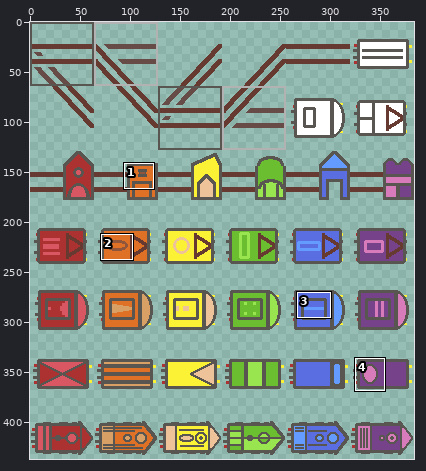
Sprite sheet -- rails.png. The picture above shows the old version from afar; the outline marks the close-up.
Close-up. As it was:
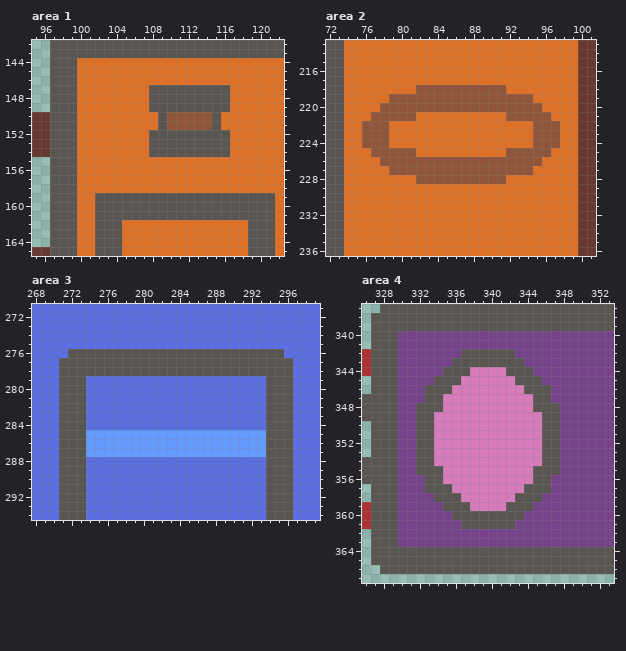
The file is 384x448 pixels. Colours within 5 levels of each other are drawn and written as one. Shown: area 1: x 95..122, y 142..165; area 2: x 72..101, y 213..236; area 3: x 268..299, y 271..294; area 4: x 326..353, y 337..367. The wide view leaves out empty margins. The commit also changed other parts of the picture, which this record leaves out.
And afterwards:
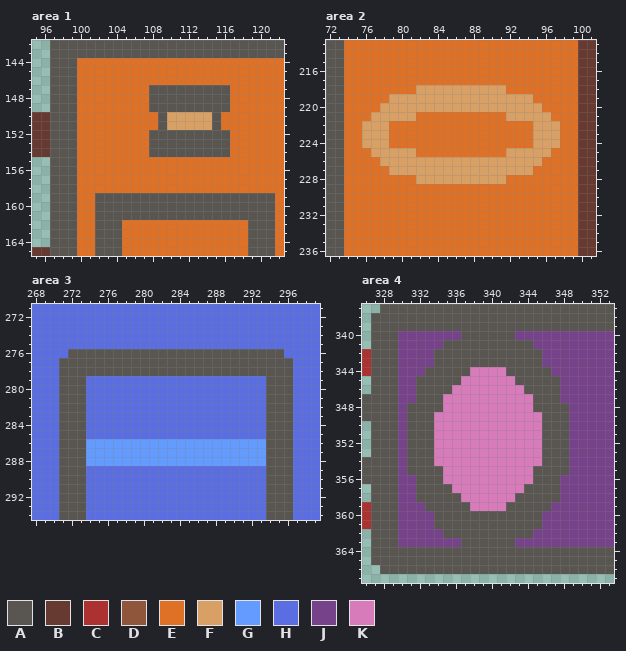
Palette (. is transparent): A #595652  B #663931  C #ac3232  D #8f563b  E #df7126  F #d9a066  G #639bff  H #5b6ee1  J #76428a  K #d77bba
What changed:
Area 1:
y 150..151: x 110..114 DDDDD -> FFFFF
Area 2:
y 218: x 82..91 DDDDDDDDDD -> FFFFFFFFFF
y 219: x 79..94 DDDDDDDDDDDDDDDD -> FFFFFFFFFFFFFFFF
y 220: x 78..95 DDDDDDDDDDDDDDDDDD -> FFFFFFFFFFFFFFFFFF
y 221: x 77..81 DDDDD -> FFFFF; x 92..96 DDDDD -> FFFFF
y 222..224: x 76..78 DDD -> FFF; x 95..97 DDD -> FFF
y 225: x 77..81 DDDDD -> FFFFF; x 92..96 DDDDD -> FFFFF
y 226: x 78..95 DDDDDDDDDDDDDDDDDD -> FFFFFFFFFFFFFFFFFF
y 227: x 79..94 DDDDDDDDDDDDDDDD -> FFFFFFFFFFFFFFFF
y 228: x 82..91 DDDDDDDDDD -> FFFFFFFFFF
Area 3:
y 285: x 274..293 GGGGGGGGGGGGGGGGGGGG -> HHHHHHHHHHHHHHHHHHHH
y 288: x 274..293 HHHHHHHHHHHHHHHHHHHH -> GGGGGGGGGGGGGGGGGGGG
Area 4:
y 340: x 337..342 JJJJJJ -> AAAAAA
y 341: x 335..344 JJJJJJJJJJ -> AAAAAAAAAA
y 342: x 334..336 JJJ -> AAA; x 343..345 JJJ -> AAA
y 343: x 334..335 JJ -> AA; x 344..345 JJ -> AA
y 344: x 333..334 JJ -> AA; x 345..346 JJ -> AA
y 345: x 332..333 JJ -> AA; x 346..347 JJ -> AA
y 346..347: x 332 J -> A; x 347 J -> A
y 348..355: x 331 J -> A; x 348 J -> A
y 356..357: x 332 J -> A; x 347 J -> A
y 358: x 332..333 JJ -> AA; x 346..347 JJ -> AA
y 359: x 333..334 JJ -> AA; x 345..346 JJ -> AA
y 360: x 334..335 JJ -> AA; x 344..345 JJ -> AA
y 361: x 334..336 JJJ -> AAA; x 343..345 JJJ -> AAA
y 362: x 335..344 JJJJJJJJJJ -> AAAAAAAAAA
y 363: x 337..342 JJJJJJ -> AAAAAA
Changed places in both close-ups, as pixel boxes (x1, y1, x2, y2):
changed: (167, 112, 212, 130)
changed: (362, 85, 560, 184)
changed: (86, 430, 266, 466)
changed: (407, 331, 569, 547)
